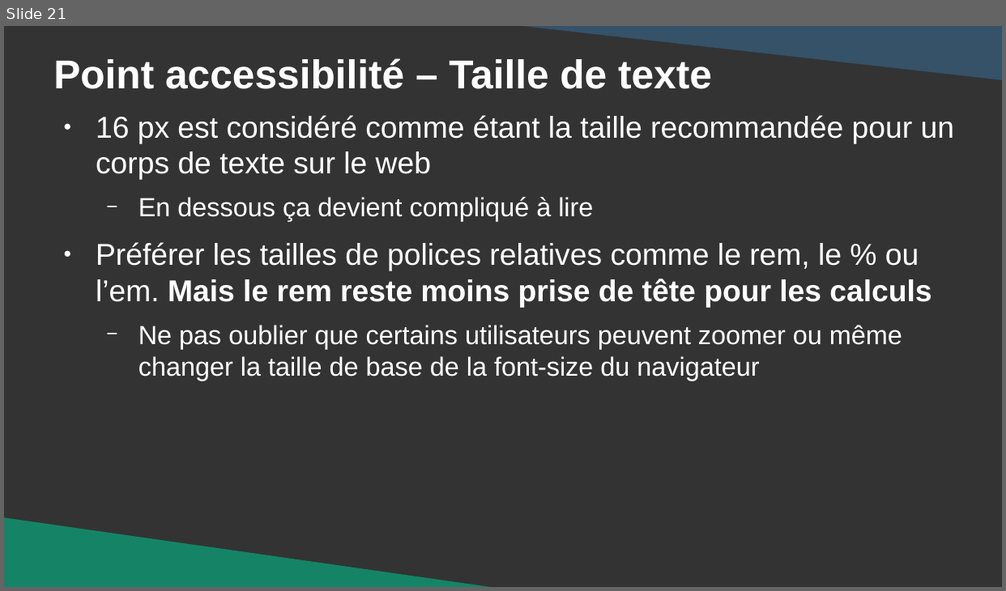
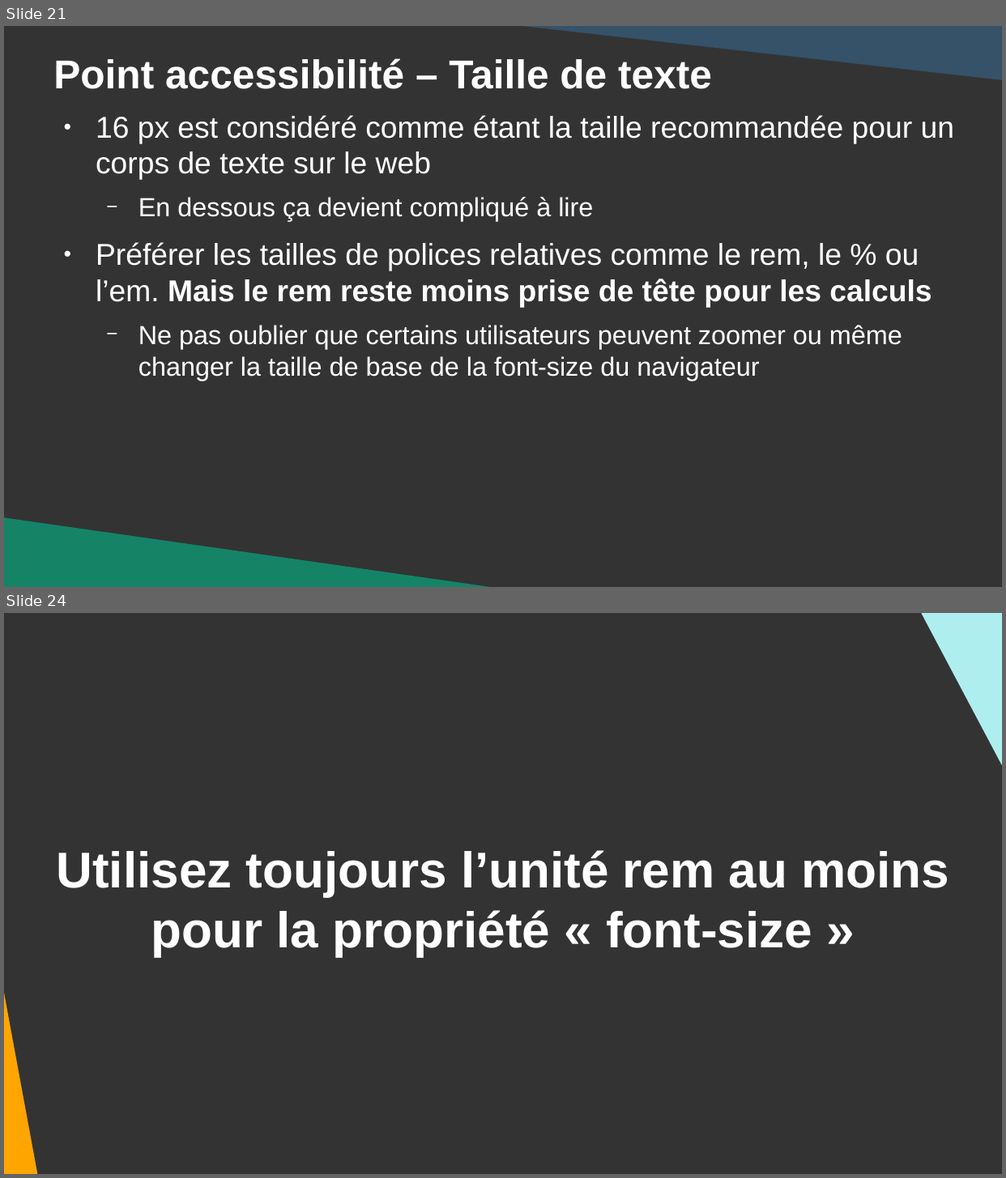
Before and after one commit to DanYellow/cours, a slide deck: integration-web-s1/travaux-pratiques/numero-4/presentation.odp. Shown one above the other, each under a label of ours: slide 21 before the commit, slides 21 and 24 after it; the slides between them are not shown. The pictures are 1006x591 and 1006x1178 pixels, drawn with LibreOffice and Linux fonts; fonts in the diff are those of the drawing. Boxes give left, top, right and bottom in pixels: in the first picture for what was removed or moved away, otherwise in the second. Text is boxed around its words. In the diff, an @@ line names an element or a change of style, - is before the commit and + after.

```diff
--- a/integration-web-s1/travaux-pratiques/numero-4/presentation.odp
+++ b/integration-web-s1/travaux-pratiques/numero-4/presentation.odp
@@ slide 24 added at (4, 613, 1002, 1174), background #333333 @@
@@ right triangle added at (910, 613, 1002, 881), fill #AFEEEE @@
@@ right triangle added at (4, 699, 40, 1174), fill #FFA500 @@
@@ title added at (57, 850, 949, 957), 40 pt, text #FFFFFF, bold @@
+Utilisez toujours l’unité rem au moins pour la propriété « font-size »
```
Also in this commit, not shown: 30 slides changed, 13 other files.
